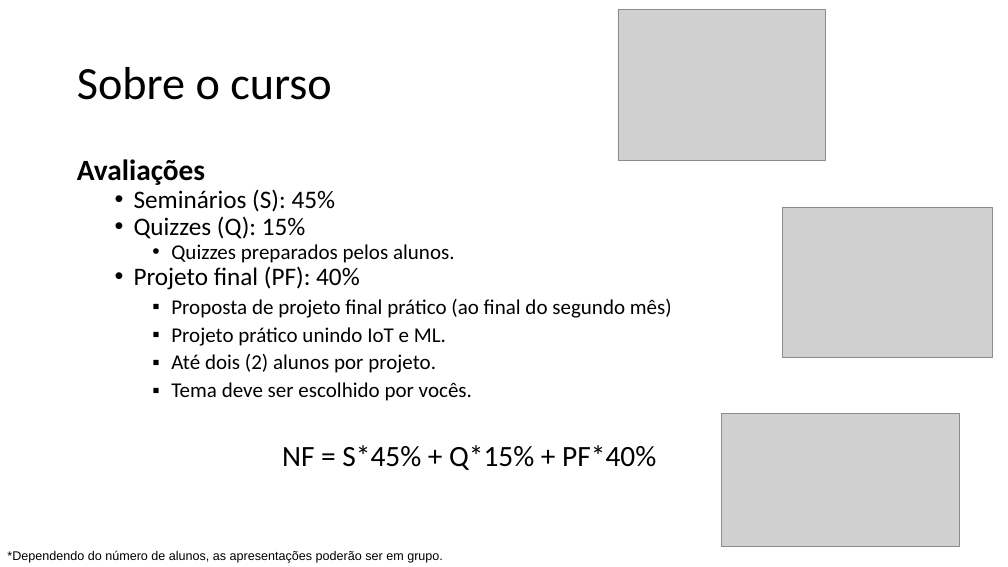
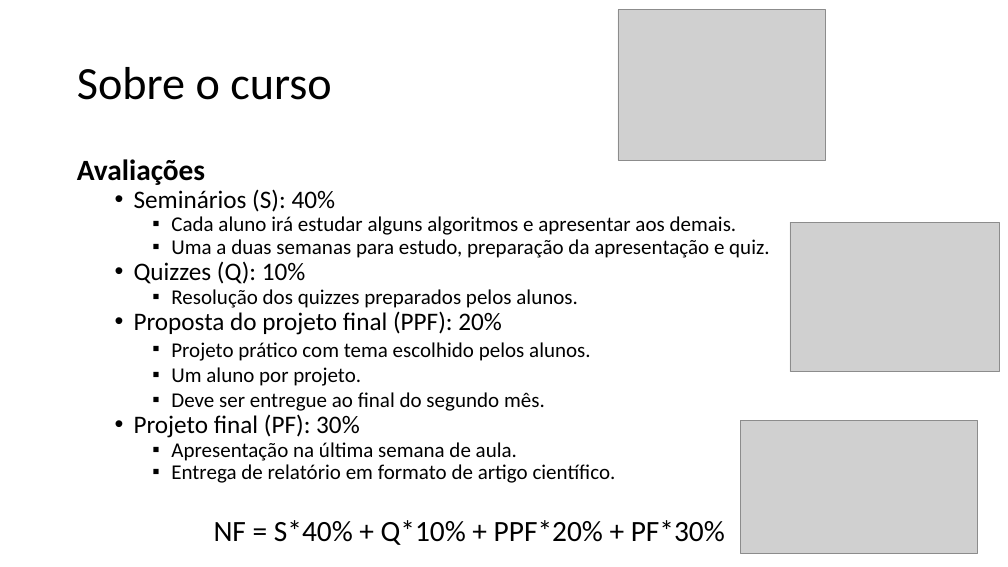
Before and after one commit to zz4fap/tp558-adv-ml, a slide deck: slide 6 of slides/TP558_1_Introdução_ao_curso.pptx. Drawn at 1008x567 pixels with LibreOffice and Linux fonts; fonts in the diff are those of the drawing; grey boxes stand for pictures. Boxes give left, top, right and bottom in pixels: in the first picture for what was removed or moved away, otherwise in the second. Text is boxed around its words. In the diff, an @@ line names an element or a change of style, - is before the commit and + after.

```diff
--- a/slides/TP558_1_Introdução_ao_curso.pptx
+++ b/slides/TP558_1_Introdução_ao_curso.pptx
@@ text at (134,189,769,545): text changed @@
-  • Seminários (S): 45%
-  • Quizzes (Q): 15%
-    • Quizzes preparados pelos alunos.
-  • Projeto final (PF): 40%
-    ▪ Proposta de projeto final prático (ao final do segundo mês)
-    ▪ Projeto prático unindo IoT e ML.
-    ▪ Até dois (2) alunos por projeto.
-    ▪ Tema deve ser escolhido por vocês.
-NF = S*45% + Q*15% + PF*40%
+  • Seminários (S): 40%
+    ▪ Cada aluno irá estudar alguns algoritmos e apresentar aos demais.
+    ▪ Uma a duas semanas para estudo, preparação da apresentação e quiz.
+  • Quizzes (Q): 10%
+    ▪ Resolução dos quizzes preparados pelos alunos.
+  • Proposta do projeto final (PPF): 20%
+    ▪ Projeto prático com tema escolhido pelos alunos.
+    ▪ Um aluno por projeto.
+    ▪ Deve ser entregue ao final do segundo mês.
+  • Projeto final (PF): 30%
+    ▪ Apresentação na última semana de aula.
+    ▪ Entrega de relatório em formato de artigo científico.
+NF = S*40% + Q*10% + PPF*20% + PF*30%
@@ picture: place and size @@
-picture at (783,207,992,357)
+picture at (790,222,1000,372)
@@ picture: place and size @@
-picture at (722,414,960,547)
+picture at (741,420,979,554)
@@ text removed at (7,550,443,563) @@
-*Dependendo do número de alunos, as apresentações poderão ser em grupo.
```
Also in this commit, not shown: 4 other slides changed, 1 slide added, 1 slide removed, 2 other files.
